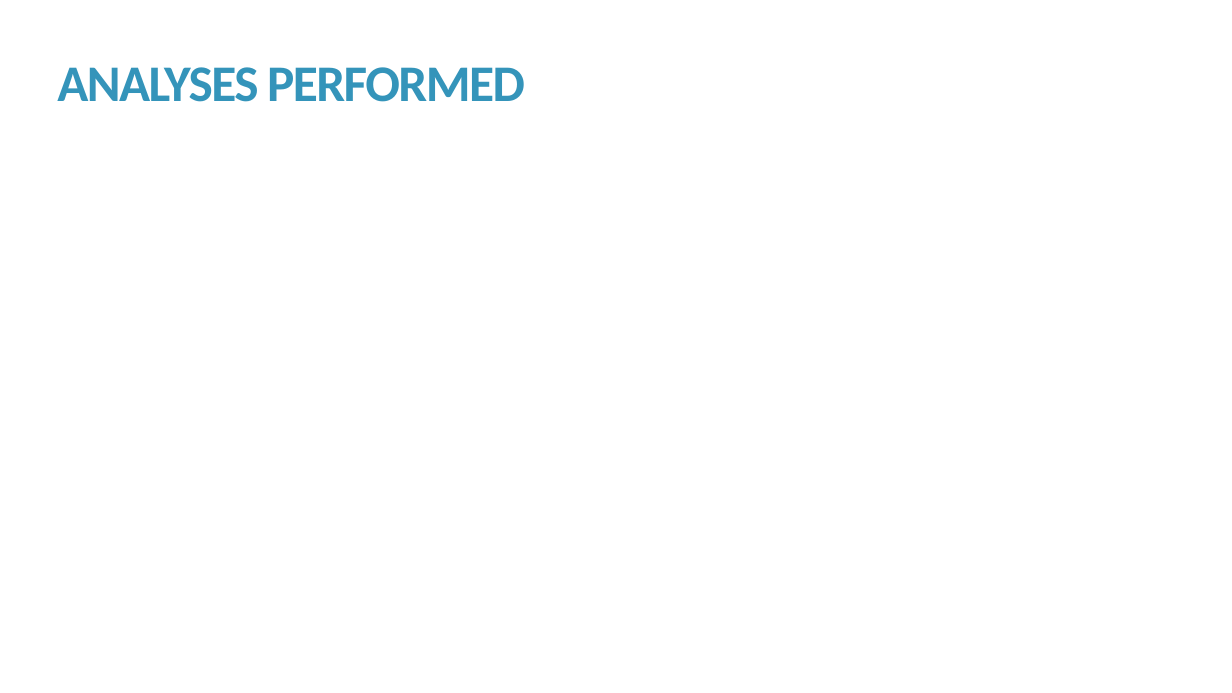
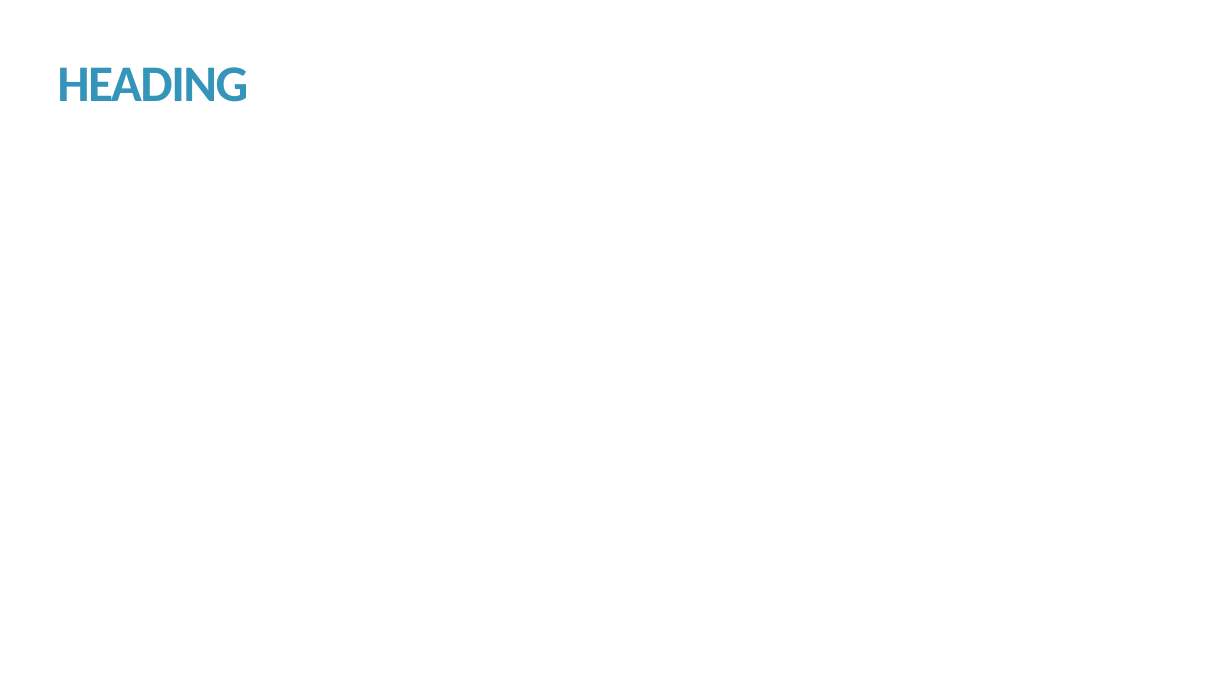
Before and after one commit to kmprioliPROF/MAT_8444_Final_Project, a slide deck: slide 9 of Prioli_Final_Proj.pptx. Drawn at 1232x693 pixels with LibreOffice and Linux fonts; fonts in the diff are those of the drawing. Boxes give left, top, right and bottom in pixels: in the first picture for what was removed or moved away, otherwise in the second. Text is boxed around its words. In the diff, an @@ line names an element or a change of style, - is before the commit and + after.

```diff
--- a/Prioli_Final_Proj.pptx
+++ b/Prioli_Final_Proj.pptx
@@ title at (57, 67, 248, 102): text changed @@
-ANALYSES PERFORMED
+HEADING
```
Also in this commit, not shown: 6 other slides changed, 1 slide added, 1 slide removed, 1 other file.
